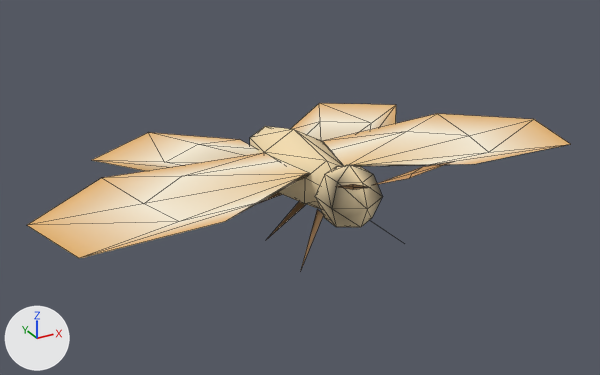
One commit to the glTF model public/models/moth.glb: the scene before it, then after it.
Both versions are drawn from a camera (50 mm lens) standing at (-0.03, -0.0532, 0.03) and looking at (-0.0008, 0.0, 0.0034). Lighting does not change. The marker at lower left points along +X, +Y and +Z. The first picture is the older version. Mesh edges are drawn as thin lines.

Names of what the first picture shows: 'moth_body'.
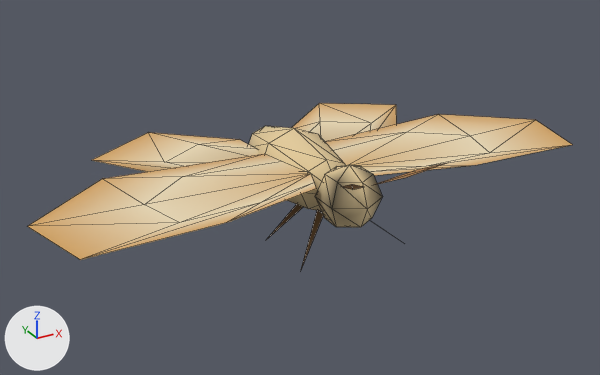
What changed in the scene script:
```text
Change mat_moth_wing:
    where n2 = _N.new('ShaderNodeMix'); n2.name = 'Mix'
    n2.inputs[7].default_value: (1.0, 0.905, 0.716, 1.0) -> (0.847, 0.716, 0.479, 1.0)  # 'B', pale yellow #fff4dc -> 'B', beige #eddcb8
Change me_moth_body:
    used by ob_moth_body; location = (0.0, 0.0, 0.0)
    remove me_moth_body.from_pydata(...)  # 116 vertices, 140 faces; spans x -0.0221..0.0221, y -0.0128..0.0132, z 0.0002..0.0092
    add me_moth_body.from_pydata(...)  # 120 vertices, 148 faces; spans x -0.0221..0.0221, y -0.0124..0.0132, z 0.0002..0.009
    me_moth_body part 1
    24 vertices are removed from x -0.004..0.004, y -0.0128..0.0076, z 0.0014..0.0092
    56 faces are deleted
    18 vertices in x -0.0221..0.0221, y -0.0078..0.0038, z 0.0052..0.0058 move by (0.0, -0.0002, 0.0)
    6 vertices in x -0.0132..0.0132, y -0.006..0.0021, z 0.0052..0.0058 move by (0.0, -0.0001, 0.0)
    8 vertices move from x -0.0022..0.0022, y -0.0029..0.0016, z 0.0052..0.0058 to x -0.003..0.003, y -0.0056..-0.0004, z 0.0052..0.0058
    28 vertices are added at x -0.0038..0.0038, y -0.0124..0.0076, z 0.0013..0.009
    48 new faces join them, mat_moth_body
    16 new faces join them, mat_moth_wing
    me_moth_body part 2: 70 kept faces spanning x -0.0221..0.0221, y -0.008..0.0132, z 0.0002..0.0066 get new vertex colours
```

Pixel boxes (x1, y1, x2, y2) of what changed, in the pictures (600 x 375 px; the box of a moved part takes in the faces that stretch with it):
'moth_body', surface changed, reshaped: before (27, 103, 570, 269); after (28, 103, 572, 269)
part 1 of me_moth_body, moved or reshaped: before (167, 126, 454, 209); after (166, 126, 446, 211)
part 2 of me_moth_body, recoloured: (28, 103, 570, 269) in both
